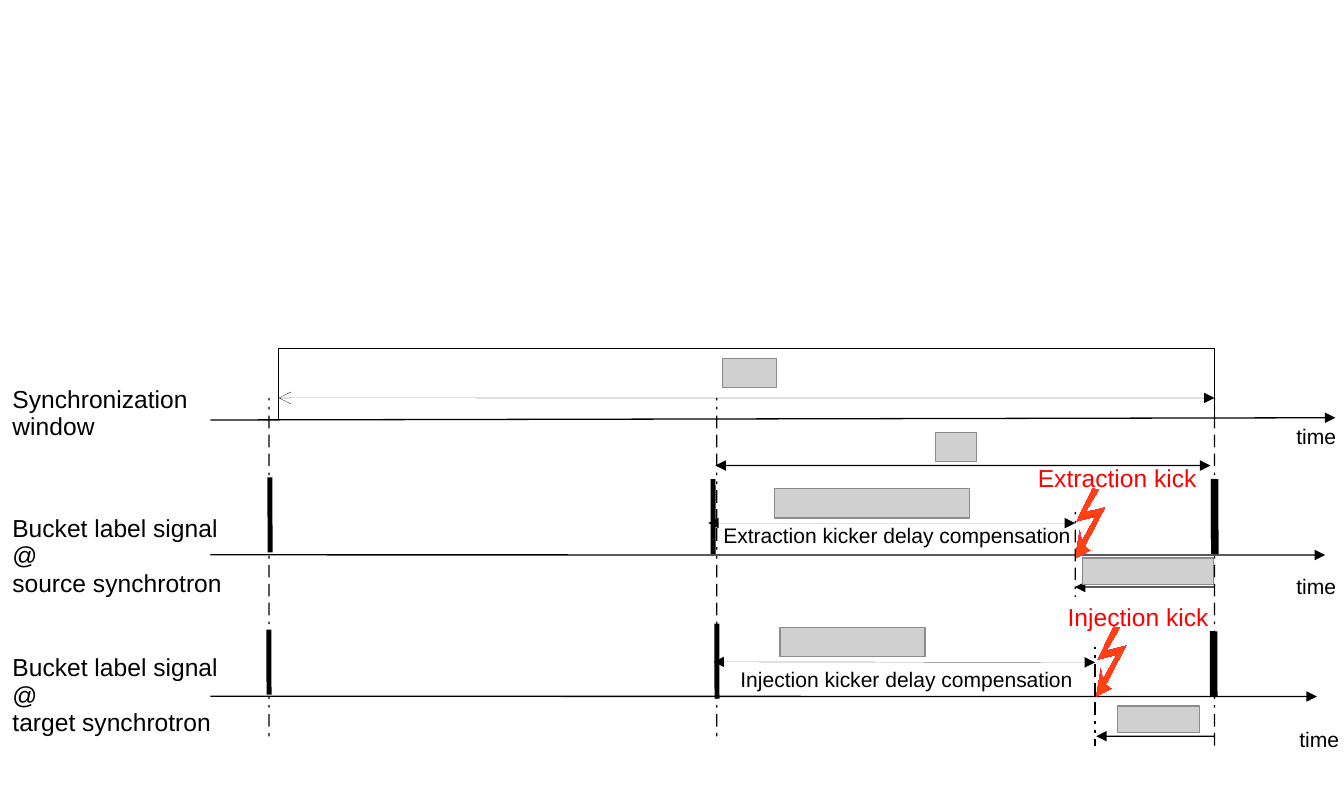
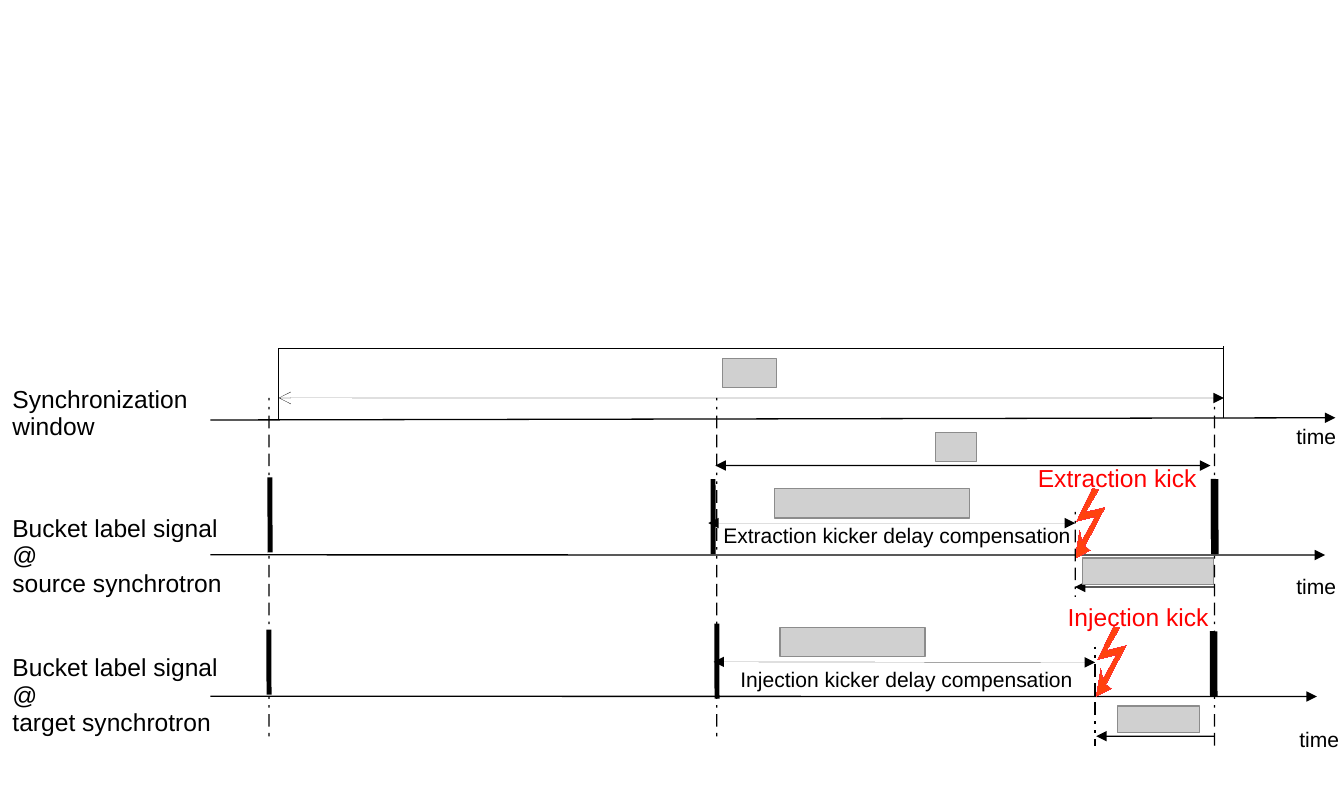
Before and after one commit to baijiaoni/PhD-thesis, a slide deck: slide 3 of images/kicker/syc_ext_inj.odp. Drawn at 1344x796 pixels with LibreOffice and Linux fonts; fonts in the diff are those of the drawing; grey boxes stand for pictures. Boxes give left, top, right and bottom in pixels: in the first picture for what was removed or moved away, otherwise in the second. Text is boxed around its words. In the diff, an @@ line names an element or a change of style, - is before the commit and + after.

```diff
--- a/images/kicker/syc_ext_inj.odp
+++ b/images/kicker/syc_ext_inj.odp
@@ line moved from (278, 348) - (1215, 348) to (278, 348) - (1224, 348) @@
@@ line moved from (1215, 420) - (1215, 348) to (1224, 418) - (1224, 346) @@
@@ double arrow moved from (278, 398) - (1215, 398) to (278, 398) - (1224, 398) @@
```
Also in this commit, not shown: 38 other files.
